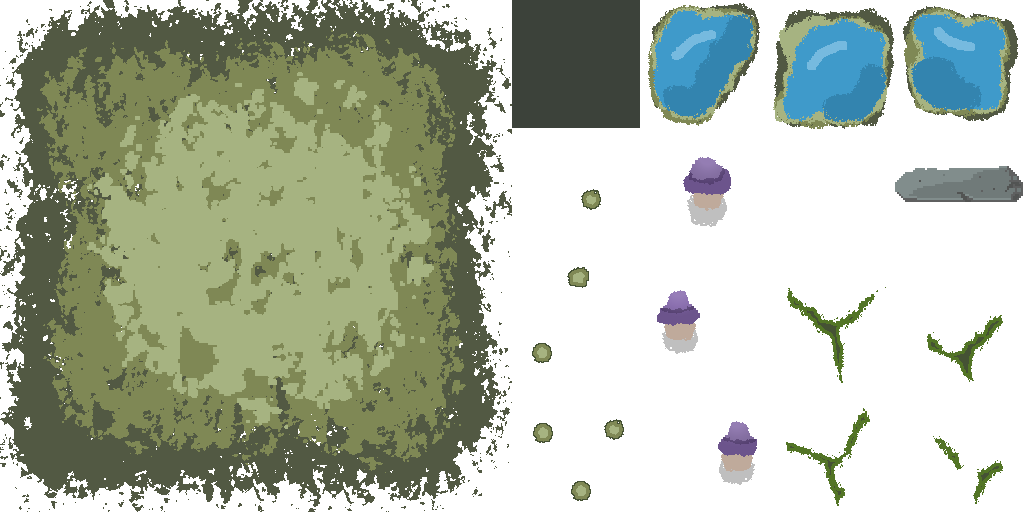
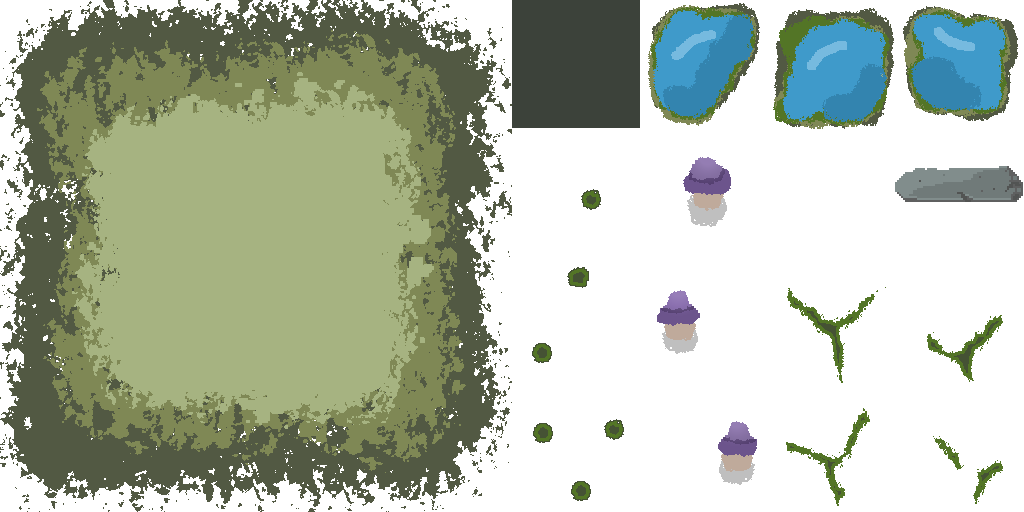
Layers edited between the first and the second 1024px x 512px image:
removed layer "Grass" over 72, 87, 420, 425
removed layer "Net #1" over 533, 7, 1006, 500
painted on "water" over 72, 7, 1008, 500
